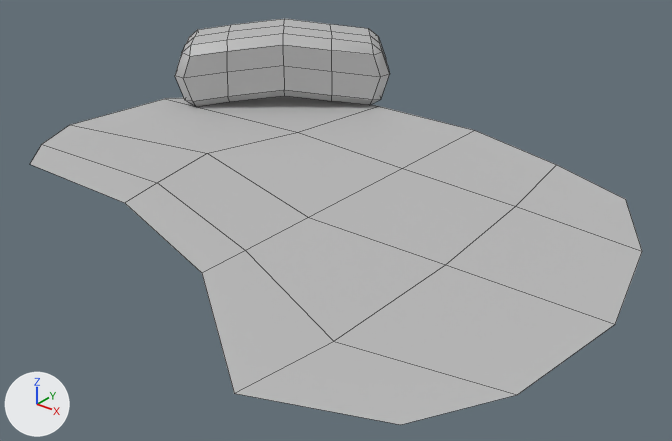
A saved change to the FBX model Hairy Troubles/Assets/Art/Assets 3D/Trampas/trampa_charco.fbx.
Both versions are drawn from a camera (50 mm lens) standing at (1.127, -1.322, 0.831) and looking at (-0.01, 0.099, -0.05). The lights are fixed; the arrows at lower left show +X, +Y and +Z. Mesh edges are drawn as thin lines. Where no turn or scale is listed for an object, it has been applied to the vertices.

The scene before the commit, as lines of its bpy script (objects in view):
```python
me_mesh = bpy.data.meshes.new('Mesh')
me_mesh.from_pydata(...)  # 103 vertices, 96 faces; spans x -0.75..0.75, y -0.67..0.67, z -0.1..0.1
me_mesh.materials.append(mat_m_trampa_charco)  # grey #bcbcbc
ob_trampa_charco = bpy.data.objects.new('trampa_charco', me_mesh)
ob_trampa_charco.location = (-0.087, 0.132, 0.101)
```
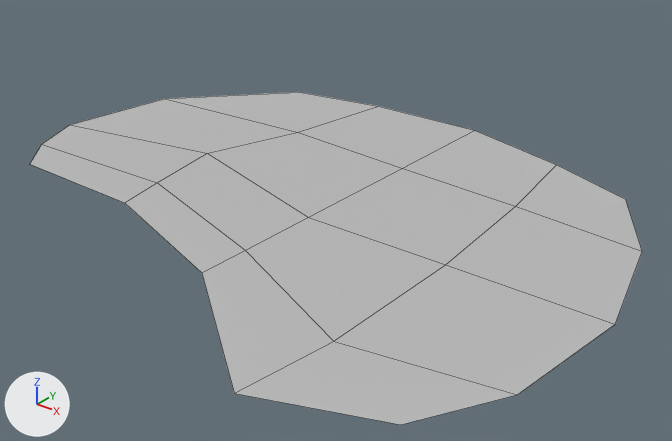
The newer file is also turned or shifted as a whole; pictures and numbers use the older file's frame.

Diff of the bpy script that builds the scene:
```diff
--- a/Hairy Troubles/Assets/Art/Assets 3D/Trampas/trampa_charco.fbx.py
+++ b/Hairy Troubles/Assets/Art/Assets 3D/Trampas/trampa_charco.fbx.py
@@ me_mesh @@
 me_mesh.from_pydata(...)  # 103 vertices, 96 faces; spans x -0.75..0.75, y -0.67..0.67, z -0.1..0.1
 # used by ob_trampa_charco; location = (-0.087, 0.132, 0.101)
+# me_mesh part 1: the loose piece of 78 vertices spanning x -0.74..-0.2, y 0.17..0.67, z -0.1..0.1 is deleted
 me_mesh.materials.append(mat_m_trampa_charco)
```

Where the change shows, as pixel boxes (x1, y1, x2, y2) in the pictures (672 x 441 px):
'trampa_charco', reshaped (18% shorter): before (30, 19, 642, 425); after (30, 92, 642, 425)
part 1 of me_mesh, deleted: before (175, 19, 390, 106)
